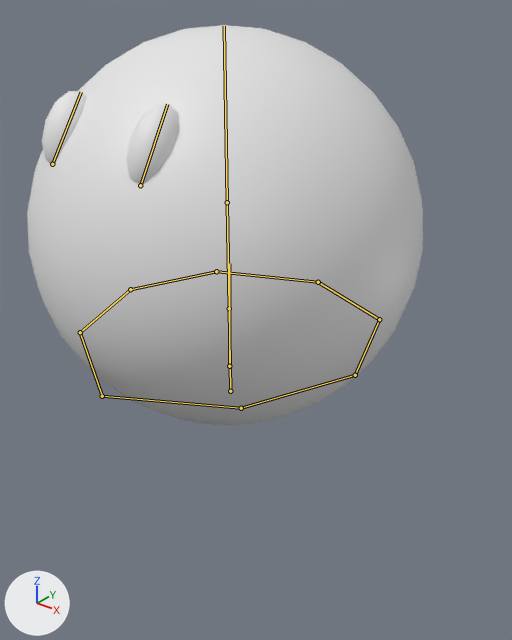
The Blender file Assets/3DModels/SlimeBase.blend as it was, and as the next commit left it.
Both versions are drawn from a 50 mm camera at (2.33, -2.68, 3.54) aimed at (-0.28, 0.59, 1.52). Arrows for +X, +Y and +Z are at lower left; the lights stay in place. The bones that bend it are drawn over the model as lines.
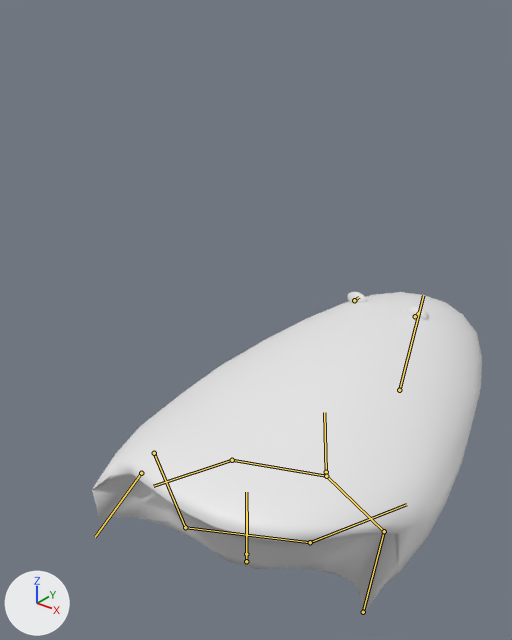
The newer file adds an action. The first version stands in its rest pose; the second is drawn at frame 15 of the action 'DefaultIdleWind4'.

The change in detail:
Bone 'Base' (bone_base) moves from (0.0, 0.0, 0.0) to (0.0, -1.36, -0.138).
Bone 'Middle' (bone_middle) moves from (0.0, 0.0, 0.0) to (0.0, -0.421, -0.96).
Bone 'Middle' (bone_middle) turns from (0, 0, 0) to (9, 0, -2) degrees about its own x, y and z.
Bone 'HeadTop' (bone_headtop) moves from (0.0, 0.0, 0.0) to (0.013, -0.558, -1.127).
Bone 'HeadTop' (bone_headtop) turns from (0, 0, 0) to (-34, -2, 6) degrees about its own x, y and z.
Bone 'L.Eye' (bone_l_eye) moves from (0.0, 0.0, 0.0) to (0.019, 0.412, -0.011).
Bone 'L.Eye' (bone_l_eye) turns from (0, 0, 0) to (-22, 1, 2) degrees about its own x, y and z.
Bone 'L.Eye' (bone_l_eye) is rescaled from (1.0, 1.0, 1.0) to (0.99, 0.21, 0.69).
Bone 'R.Eye' (bone_r_eye) moves from (0.0, 0.0, 0.0) to (-0.016, 0.42, -0.001).
Bone 'R.Eye' (bone_r_eye) turns from (0, 0, 0) to (-22, 0, 2) degrees about its own x, y and z.
Bone 'R.Eye' (bone_r_eye) is rescaled from (1.0, 1.0, 1.0) to (1.0, 0.2, 0.69).
Bone 'Ring.008' (bone_ring_008) moves from (0.0, 0.0, 0.0) to (-0.006, -0.233, 0.0).
Bone 'Ring.008' (bone_ring_008) is rescaled from (1.0, 1.0, 1.0) to (1.11, 0.69, 1.11).
Bone 'Ring.006' (bone_ring_006) moves from (0.0, 0.0, 0.0) to (0.033, 0.085, 0.267).
Bone 'Ring' (bone_ring) moves from (0.0, 0.0, 0.0) to (-0.359, 0.204, 0.762).
Bone 'Ring.001' (bone_ring_001) moves from (0.0, 0.0, 0.0) to (-0.162, 0.38, 0.762).
Bone 'Ring.007' (bone_ring_007) moves from (0.0, 0.0, 0.0) to (-0.356, -0.21, 0.762).

Boxes (x1, y1, x2, y2) around the edits, measured in the pictures (512 x 640 px):
'Sphere.001', posed (20% shorter)
    before: (27, 25, 423, 425)
    after: (92, 292, 482, 611)
'Sphere.004', posed
    before: (126, 104, 179, 183)
    after: (406, 307, 429, 319)
'Sphere.003', posed
    before: (42, 91, 87, 164)
    after: (347, 292, 367, 303)
bone 'Base', root to tip
    before: (230, 391) to (229, 308)
    after: (246, 554) to (246, 492)
bone 'Middle', root to tip
    before: (229, 308) to (227, 202)
    after: (326, 472) to (324, 412)
bone 'HeadTop', root to tip
    before: (227, 202) to (224, 26)
    after: (399, 390) to (423, 295)
bone 'L.Eye', root to tip
    before: (140, 185) to (167, 104)
    after: (415, 316) to (419, 312)
bone 'R.Eye', root to tip
    before: (52, 164) to (81, 92)
    after: (354, 300) to (359, 297)
bone 'Ring.008', root to tip
    before: (229, 366) to (229, 263)
    after: (246, 561) to (247, 511)
bone 'Ring.006', root to tip
    before: (130, 289) to (80, 332)
    after: (141, 473) to (95, 537)
bone 'Ring', root to tip
    before: (102, 396) to (241, 408)
    after: (185, 527) to (310, 542)
bone 'Ring.001', root to tip
    before: (241, 408) to (355, 375)
    after: (310, 542) to (406, 504)
bone 'Ring.007', root to tip
    before: (80, 332) to (101, 394)
    after: (154, 453) to (184, 525)
